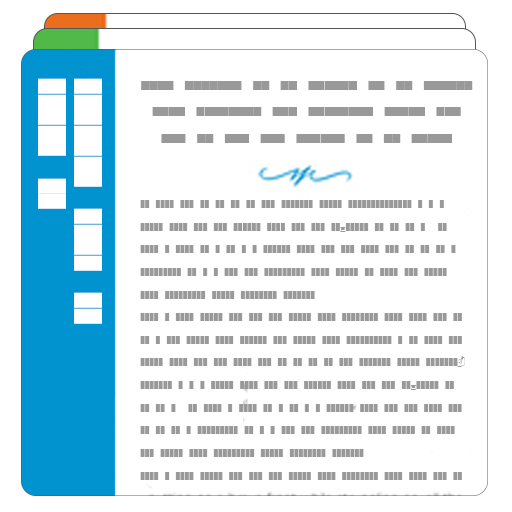
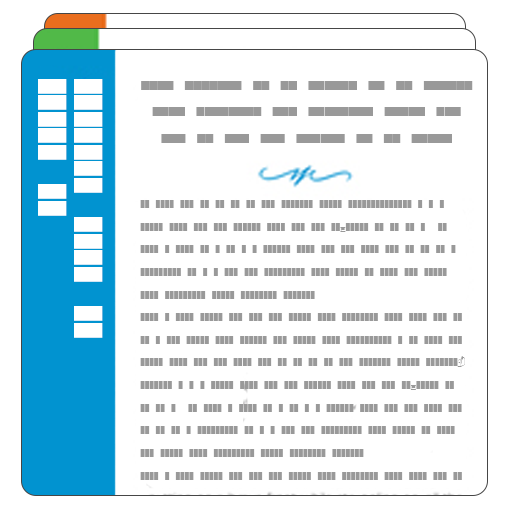
Before/after of a 512px x 512px layered artwork. What changed in the layer stack:
painted on "nn nnnnn nn nnnn nnnnnnn" over [38, 78, 103, 338]
painted on "Rounded Rectangle 1" over [21, 49, 488, 496]
painted on "Rounded Rectangle 1 copy" over [33, 28, 476, 338]
painted on "Rounded Rectangle 1 copy 2" over [44, 13, 466, 338]
